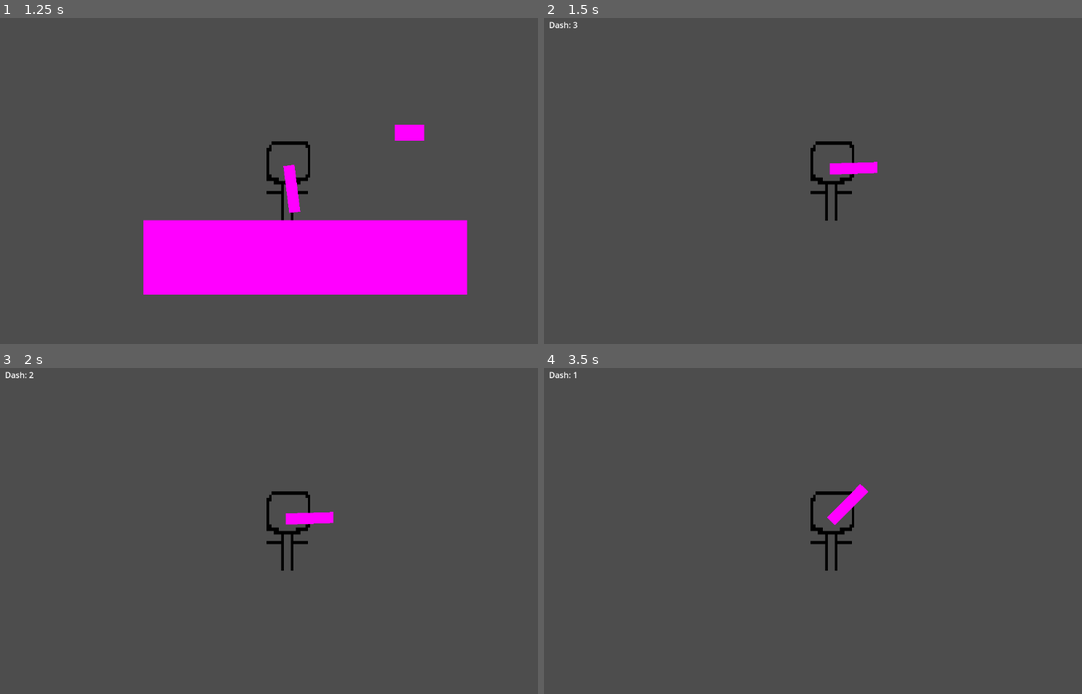
Above: before the commit, frames 1-4 (two rows, left to right).
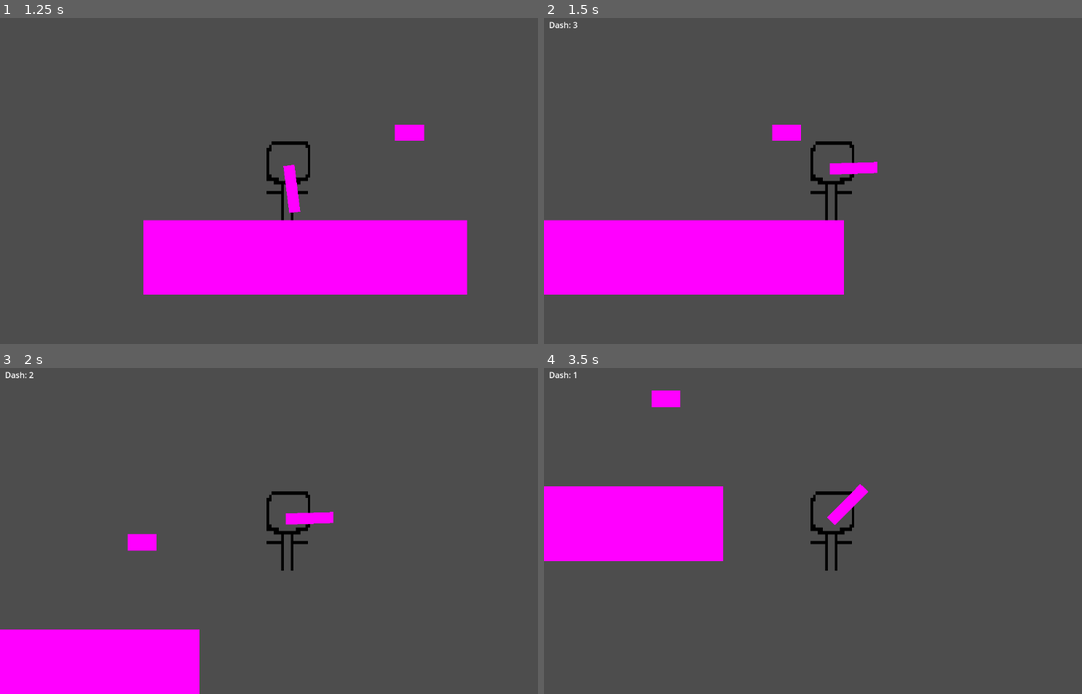
Above: after the commit, the same moments.

Repository: Sheep26/2DMultiplayerShooter
Game: Godot game, scene res://Scenes/MainMenu/MainMenu.tscn
Two runs of this game, one before a commit and one after it. Both use one fixed random seed, a clock stepped at 60 frames per second and the inputs below.
Inputs (mouse positions are in pixels of both pictures, inside the frame that each line leads up to):
- Up to frame 1 (1.25 s): click "Singleplayer" at 0.5 s
- Up to frame 2 (1.5 s): tap Enter at 1.25 s; move the mouse to (963, 164) at 1.27 s; hold Right (right) from 1.28 s (still down); tap E (dash) at 1.35 s
- Up to frame 3 (2 s): keep holding Right (right); tap W (jump) at 1.52 s
- Up to frame 4 (3.5 s): move the mouse to (716, 547) at 2.02 s; tap E (dash) at 2.1, 3.05 s; tap W (jump) at 2.27 s; move the mouse to (893, 459) at 2.77 s; release Right (right) at 2.78 s; hold Left (left) from 2.78 s (still down); click (893, 459) at 2.85 s

Frame 1 is identical in both runs. In frame 2, 13% of the frame differs, in the area x 0-56%, y 32-85%; in frame 3, 7.6%; in frame 4, 7.9%.

Commit message:
acceleration

Diff:
--- a/Objects/Player.tscn
+++ b/Objects/Player.tscn
@@ -30,6 +30,3 @@
 
 [node name="Gun" parent="." instance=ExtResource("3_c48so")]
 position = Vector2(-3, -24)
-
-[node name="SpeedChange" type="Timer" parent="."]
-one_shot = true
--- a/Scripts/Player.gd
+++ b/Scripts/Player.gd
@@ -1,10 +1,13 @@
 extends CharacterBody2D
 
 
-const TOP_SPEED = 400.0
-const JUMP_VELOCITY = -475.0
-const JUMPS = 2
-const SPEED_CHANGES_PER_SECOND = 5.0
+@export var TOP_SPEED = 400.0
+@export var JUMP_VELOCITY = -475.0
+@export var BASE_SPEED = 100
+@export var ACCELERATION_AMOUNT = 1.1
+@export var DECELERATION_AMOUNT = 1.1
+@export var MAX_DASH_COOLDOWN = 3000
+var JUMPS = 2
 var jumpAmount = 2
 var dashCooldown = 0
 var deltaTime = 1
@@ -13,16 +16,20 @@
 var was_on_floor
 var currentSpeed = 1
 @onready var coyoteTimer = $CoyoteTimer
-@onready var speedChangeTimer = $SpeedChange
 @onready var lastTime = Time.get_ticks_msec()
 
 # Get the gravity from the project settings to be synced with RigidBody nodes.
 var gravity = ProjectSettings.get_setting("physics/2d/default_gravity")
-func _accelerationAndMovement(direction, speedChange):
-	if speedChange >= TOP_SPEED * direction:
-		return
-	velocity.x = direction * speedChange
-	return speedChange
+func _accelerate(speed, targetSpeed):
+	if speed >= targetSpeed:
+		return targetSpeed
+
+	return speed * ACCELERATION_AMOUNT
+func _decellerate(speed, targetSpeed):
+	if speed <= targetSpeed:
+		return targetSpeed
+
+	return speed / DECELERATION_AMOUNT
 func _jump(onFloor, jumps):
 	if not onFloor and coyoteTimer.is_stopped():
 		jumps -= 1
@@ -40,8 +47,8 @@
 
 func _process(_delta):
 	queue_redraw()
-func _ready():
-	speedChangeTimer.set_wait_time(1/SPEED_CHANGES_PER_SECOND)
+#func _ready():
+	#speedChangeTimer.set_wait_time(1/SPEED_CHANGES_PER_SECOND)
 func _physics_process(delta):
 	# Calculate Deltatime
 	deltaTime = Time.get_ticks_msec() - lastTime
@@ -64,14 +71,11 @@
 
 	# Handle movement
 	if direction:
-		currentSpeed = velocity.x
-		if velocity.x == 0:
-			velocity.x = 1 * direction
-
-		var speedChange = currentSpeed * 1.2
-		currentSpeed = _accelerationAndMovement(direction, speedChange)
+		currentSpeed = _accelerate(currentSpeed, TOP_SPEED)
+		velocity.x = direction * currentSpeed
 	else:
-		currentSpeed = 1
+		currentSpeed = 100
+		velocity.x = move_toward(velocity.x, 0, currentSpeed)
 
 	# Handle dash
 	if dashCooldown > 0:
@@ -82,7 +86,7 @@
 			moveTime = 0
 		moveTime += 1 * deltaTime
 		velocity.x += direction * 175 * deltaTime
-		dashCooldown = 3000
+		dashCooldown = MAX_DASH_COOLDOWN
 
 	move_and_slide()
 	lastTime = Time.get_ticks_msec()
